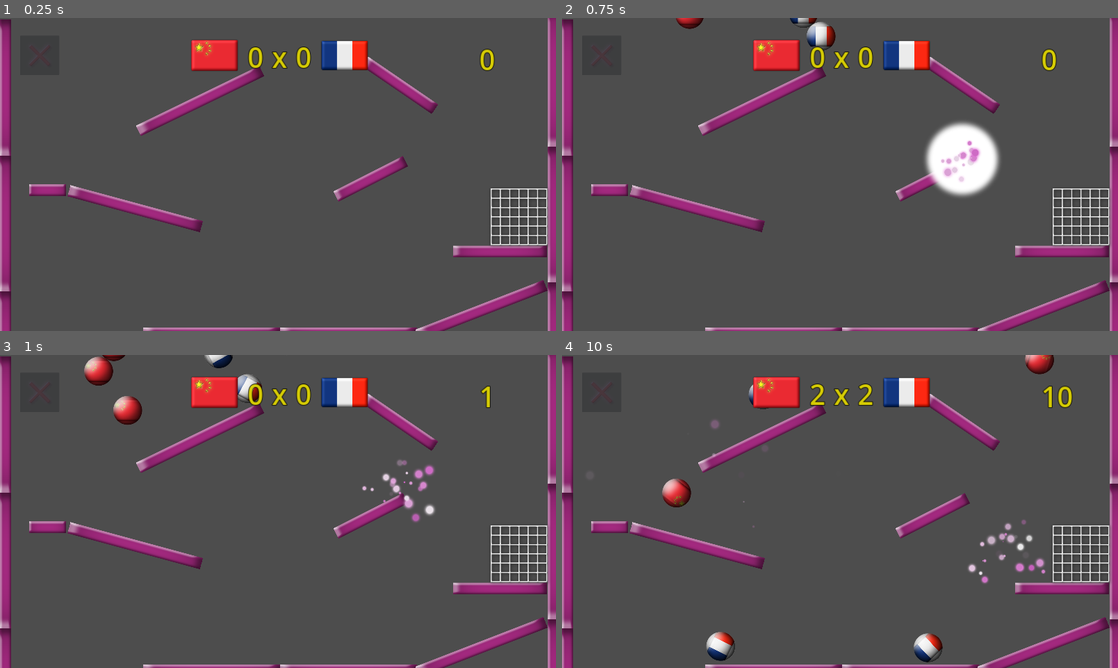
Above: before the commit, frames 1-4 (two rows, left to right).
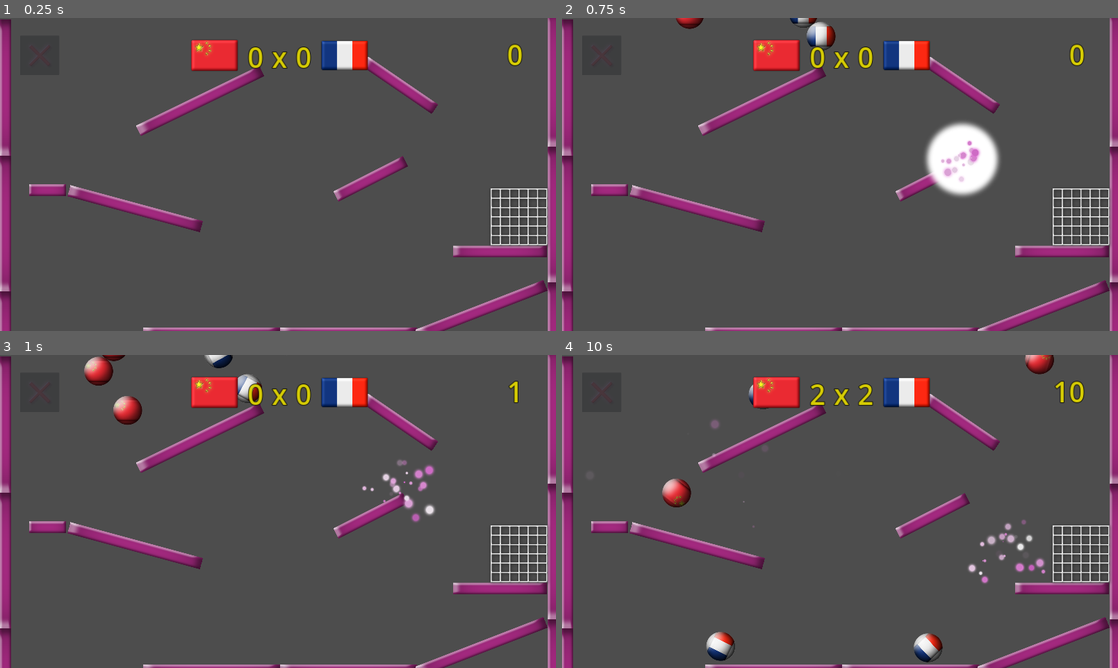
Above: after the commit, the same moments.

Repository: vibrunazo/godot-akira-flags
Game: Godot game, scene res://games/ballgame/ball_game.tscn
Same seed, same stepped clock (60 frames per second), same inputs: the game is played once before the commit and once after it. This scene is started directly instead of the project's main scene. The engine's default icon, where the game draws it, is replaced by a stand-in: a white triangle on a blue panel in a dark square. Sound files missing from this copy of the repository are replaced by a short silence.
Inputs (mouse positions are in pixels of both pictures, inside the frame that each line leads up to):
- Up to frame 1 (0.25 s): no input
- Up to frame 2 (0.75 s): tap Enter at 0.5 s; move the mouse to (962, 158) at 0.52 s; click (962, 158) at 0.67 s
- Up to frame 3 (1 s): no input
- Up to frame 4 (10 s): drag from (728, 527) to (1079, 552) at 1.27 s; move the mouse to (895, 442) at 2.02 s; click (895, 442) at 2.17 s; drag from (812, 574) to (673, 464) at 2.77 s; move the mouse to (1006, 558) at 3.52 s; click (1006, 558) at 3.67 s; drag from (673, 464) to (1079, 552) at 4.27 s; move the mouse to (867, 511) at 5.02 s; click (867, 511) at 5.17 s; drag from (756, 433) to (728, 527) at 5.77 s; move the mouse to (962, 495) at 6.52 s; click (962, 495) at 6.67 s; drag from (728, 527) to (1079, 552) at 7.27 s; move the mouse to (895, 442) at 8.02 s; click (895, 442) at 8.17 s; drag from (812, 574) to (673, 464) at 8.77 s; move the mouse to (1006, 558) at 9.52 s; click (1006, 558) at 9.67 s

The runs differ from the first frame. In frame 1, 0.2% of the frame differs, in the area x 86-94%, y 8-17%; in frame 2, 0.2%; in frame 3, 0.1%; in frame 4, 0.3%.

Commit message:
center screen on resize

Diff:
--- a/games/ballgame/ball_game.gd
+++ b/games/ballgame/ball_game.gd
@@ -8,7 +8,7 @@
 ## Time in seconds the match lasts
 @export var max_time: float = 45
 
-@onready var game_layer: Node = %GameLayer
+@onready var game_root: Node = %GameRoot
 @onready var net: Area2D = %Net
 @onready var audio_goal: AudioStreamPlayer = $AudioGoal
 @onready var audio_from: AudioStreamPlayer = $AudioFrom
@@ -20,7 +20,7 @@
 @onready var label_time: Label = %LabelTime
 @onready var sprite_flag0: Sprite2D = %SpriteFlag0
 @onready var sprite_flag1: Sprite2D = %SpriteFlag1
-@onready var balls_layer: Node2D = $GameLayer/balls
+@onready var balls_layer: Node2D = %balls
 @onready var spawn_area: SpawnArea = %SpawnArea
 
 ## Is the game in a playable state. If false, the game is over
@@ -102,7 +102,7 @@
 	if not is_ready: return
 	var field := load("res://games/ballgame/push_field.tscn").instantiate() as Node2D
 	field.global_position = pos
-	game_layer.add_child(field)
+	game_root.add_child(field)
 	is_spawn_ready = false
 	await get_tree().create_timer(spawn_cooldown).timeout
 	is_spawn_ready = true
@@ -111,7 +111,7 @@
 func spawn_drag_ball():
 	if not is_ready: return
 	var ball := load("res://games/ballgame/drag_ball.tscn").instantiate() as Node2D
-	game_layer.add_child(ball)
+	game_root.add_child(ball)
 	drag_ball = ball
 	drag_ball.global_position = get_global_mouse_position()
 
--- a/games/ballgame/ball_game.tscn
+++ b/games/ballgame/ball_game.tscn
@@ -45,124 +45,139 @@
 [node name="BallGame" type="Node2D"]
 script = ExtResource("1_v850d")
 
-[node name="GameLayer" type="Node" parent="."]
-unique_name_in_owner = true
-
-[node name="walls" type="Node2D" parent="GameLayer"]
-
-[node name="Wall" parent="GameLayer/walls" instance=ExtResource("3_ec2oj")]
+[node name="GameLayer" type="CanvasLayer" parent="."]
+
+[node name="GameRoot" type="Control" parent="GameLayer"]
+unique_name_in_owner = true
+layout_mode = 3
+anchors_preset = 8
+anchor_left = 0.5
+anchor_top = 0.5
+anchor_right = 0.5
+anchor_bottom = 0.5
+offset_left = -960.0
+offset_top = -540.0
+offset_right = -960.0
+offset_bottom = -540.0
+grow_horizontal = 2
+grow_vertical = 2
+
+[node name="walls" type="Node2D" parent="GameLayer/GameRoot"]
+
+[node name="Wall" parent="GameLayer/GameRoot/walls" instance=ExtResource("3_ec2oj")]
 position = Vector2(164, 594)
 
-[node name="Wall2" parent="GameLayer/walls" instance=ExtResource("3_ec2oj")]
+[node name="Wall2" parent="GameLayer/GameRoot/walls" instance=ExtResource("3_ec2oj")]
 position = Vector2(467, 658)
 rotation = 0.264749
 scale = Vector2(3.70176, 1)
 
-[node name="Wall3" parent="GameLayer/walls" instance=ExtResource("3_ec2oj")]
+[node name="Wall3" parent="GameLayer/GameRoot/walls" instance=ExtResource("3_ec2oj")]
 position = Vector2(1280, 555)
 rotation = -0.470115
 scale = Vector2(2.10936, 1)
 
-[node name="Wall4" parent="GameLayer/walls" instance=ExtResource("3_ec2oj")]
+[node name="Wall4" parent="GameLayer/GameRoot/walls" instance=ExtResource("3_ec2oj")]
 position = Vector2(691, 286)
 rotation = -0.451857
 scale = Vector2(3.70176, 1)
 
-[node name="Wall16" parent="GameLayer/walls" instance=ExtResource("3_ec2oj")]
+[node name="Wall16" parent="GameLayer/GameRoot/walls" instance=ExtResource("3_ec2oj")]
 position = Vector2(1381, 232)
 rotation = 0.599252
 scale = Vector2(2.29022, 1)
 
-[node name="Wall15" parent="GameLayer/walls" instance=ExtResource("3_ec2oj")]
+[node name="Wall15" parent="GameLayer/GameRoot/walls" instance=ExtResource("3_ec2oj")]
 position = Vector2(1727, 806)
 scale = Vector2(2.54176, 1)
 
-[node name="Wall5" parent="GameLayer/walls" instance=ExtResource("3_ec2oj")]
+[node name="Wall5" parent="GameLayer/GameRoot/walls" instance=ExtResource("3_ec2oj")]
 position = Vector2(19, 242)
 rotation = -1.5708
 scale = Vector2(3.70176, 1)
 
-[node name="Wall8" parent="GameLayer/walls" instance=ExtResource("3_ec2oj")]
+[node name="Wall8" parent="GameLayer/GameRoot/walls" instance=ExtResource("3_ec2oj")]
 position = Vector2(-389, -586)
 rotation = 0.989611
 scale = Vector2(10.6218, 1)
 
-[node name="Wall17" parent="GameLayer/walls" instance=ExtResource("3_ec2oj")]
+[node name="Wall17" parent="GameLayer/GameRoot/walls" instance=ExtResource("3_ec2oj")]
 position = Vector2(2303, -594)
 rotation = -1.00256
 scale = Vector2(10.6218, 1)
 
-[node name="Wall18" parent="GameLayer/walls" instance=ExtResource("3_ec2oj")]
+[node name="Wall18" parent="GameLayer/GameRoot/walls" instance=ExtResource("3_ec2oj")]
 position = Vector2(1039, -1174)
 scale = Vector2(30.2218, 1)
 
-[node name="Wall6" parent="GameLayer/walls" instance=ExtResource("3_ec2oj")]
+[node name="Wall6" parent="GameLayer/GameRoot/walls" instance=ExtResource("3_ec2oj")]
 position = Vector2(19, 712)
 rotation = -1.5708
 scale = Vector2(3.70176, 1)
 
-[node name="Wall7" parent="GameLayer/walls" instance=ExtResource("3_ec2oj")]
+[node name="Wall7" parent="GameLayer/GameRoot/walls" instance=ExtResource("3_ec2oj")]
 position = Vector2(19, 1180)
 rotation = -1.5708
 scale = Vector2(3.70176, 1)
 
-[node name="Wall12" parent="GameLayer/walls" instance=ExtResource("3_ec2oj")]
+[node name="Wall12" parent="GameLayer/GameRoot/walls" instance=ExtResource("3_ec2oj")]
 position = Vector2(1912, 212)
 rotation = -1.5708
 scale = Vector2(3.70176, 1)
 
-[node name="Wall13" parent="GameLayer/walls" instance=ExtResource("3_ec2oj")]
+[node name="Wall13" parent="GameLayer/GameRoot/walls" instance=ExtResource("3_ec2oj")]
 position = Vector2(1912, 682)
 rotation = -1.5708
 scale = Vector2(3.70176, 1)
 
-[node name="Wall14" parent="GameLayer/walls" instance=ExtResource("3_ec2oj")]
+[node name="Wall14" parent="GameLayer/GameRoot/walls" instance=ExtResource("3_ec2oj")]
 position = Vector2(1912, 1150)
 rotation = -1.5708
 scale = Vector2(3.70176, 1)
 
-[node name="Wall9" parent="GameLayer/walls" instance=ExtResource("3_ec2oj")]
+[node name="Wall9" parent="GameLayer/GameRoot/walls" instance=ExtResource("3_ec2oj")]
 position = Vector2(731, 1088)
 scale = Vector2(3.70176, 1)
 
-[node name="Wall10" parent="GameLayer/walls" instance=ExtResource("3_ec2oj")]
+[node name="Wall10" parent="GameLayer/GameRoot/walls" instance=ExtResource("3_ec2oj")]
 position = Vector2(1203, 1088)
 scale = Vector2(3.70176, 1)
 
-[node name="Wall11" parent="GameLayer/walls" instance=ExtResource("3_ec2oj")]
+[node name="Wall11" parent="GameLayer/GameRoot/walls" instance=ExtResource("3_ec2oj")]
 position = Vector2(1663, 1008)
 rotation = -0.369623
 scale = Vector2(3.70176, 1)
 
-[node name="balls" type="Node2D" parent="GameLayer"]
-
-[node name="Net" parent="GameLayer" instance=ExtResource("5_wxmyt")]
+[node name="balls" type="Node2D" parent="GameLayer/GameRoot"]
+unique_name_in_owner = true
+
+[node name="Net" parent="GameLayer/GameRoot" instance=ExtResource("5_wxmyt")]
 unique_name_in_owner = true
 position = Vector2(1790, 684)
 
-[node name="ExitArea" parent="GameLayer" node_paths=PackedStringArray("teleport_to") instance=ExtResource("5_0r3pj")]
+[node name="ExitArea" parent="GameLayer/GameRoot" node_paths=PackedStringArray("teleport_to") instance=ExtResource("5_0r3pj")]
 position = Vector2(996, 1568)
 scale = Vector2(2.75471, 4.00289)
 teleport_to = NodePath("../SpawnArea")
 
-[node name="ExitArea2" parent="GameLayer" node_paths=PackedStringArray("teleport_to") instance=ExtResource("5_0r3pj")]
+[node name="ExitArea2" parent="GameLayer/GameRoot" node_paths=PackedStringArray("teleport_to") instance=ExtResource("5_0r3pj")]
 position = Vector2(1080, -2512)
 scale = Vector2(2.75471, 4.64289)
 teleport_to = NodePath("../SpawnArea")
 
-[node name="ExitArea3" parent="GameLayer" node_paths=PackedStringArray("teleport_to") instance=ExtResource("5_0r3pj")]
+[node name="ExitArea3" parent="GameLayer/GameRoot" node_paths=PackedStringArray("teleport_to") instance=ExtResource("5_0r3pj")]
 position = Vector2(-2551, -99)
 rotation = 1.57079
 scale = Vector2(2.75471, 4.64289)
 teleport_to = NodePath("../SpawnArea")
 
-[node name="ExitArea4" parent="GameLayer" node_paths=PackedStringArray("teleport_to") instance=ExtResource("5_0r3pj")]
+[node name="ExitArea4" parent="GameLayer/GameRoot" node_paths=PackedStringArray("teleport_to") instance=ExtResource("5_0r3pj")]
 position = Vector2(5394, -104)
 rotation = 1.57079
 scale = Vector2(2.75471, 4.64289)
 teleport_to = NodePath("../SpawnArea")
 
-[node name="SpawnArea" parent="GameLayer" instance=ExtResource("6_g82ym")]
+[node name="SpawnArea" parent="GameLayer/GameRoot" instance=ExtResource("6_g82ym")]
 unique_name_in_owner = true
 position = Vector2(691, -352)
 
@@ -238,15 +253,20 @@
 
 [node name="LabelTime" type="Label" parent="UILayer"]
 unique_name_in_owner = true
-offset_left = 1655.0
-offset_top = 77.0
-offset_right = 1758.0
-offset_bottom = 209.0
+anchors_preset = 1
+anchor_left = 1.0
+anchor_right = 1.0
+offset_left = -217.0
+offset_top = 60.0
+offset_right = -114.0
+offset_bottom = 192.0
+grow_horizontal = 0
 theme_override_colors/font_color = Color(0.839216, 0.8, 0.0156863, 1)
 theme_override_colors/font_outline_color = Color(0, 0, 0, 1)
 theme_override_constants/outline_size = 8
 theme_override_font_sizes/font_size = 96
 text = "0"
+horizontal_alignment = 2
 
 [node name="AudioGoal" type="AudioStreamPlayer" parent="."]
 stream = SubResource("AudioStreamRandomizer_diqo6")
@@ -266,6 +286,6 @@
 [node name="Timer" type="Timer" parent="."]
 autostart = true
 
-[connection signal="body_entered" from="GameLayer/Net" to="." method="_on_net_body_entered"]
+[connection signal="body_entered" from="GameLayer/GameRoot/Net" to="." method="_on_net_body_entered"]
 [connection signal="confirmed" from="UILayer/MarginContainer/QuitButton" to="." method="_on_quit_button_confirmed"]
 [connection signal="timeout" from="Timer" to="." method="_on_timer_timeout"]
